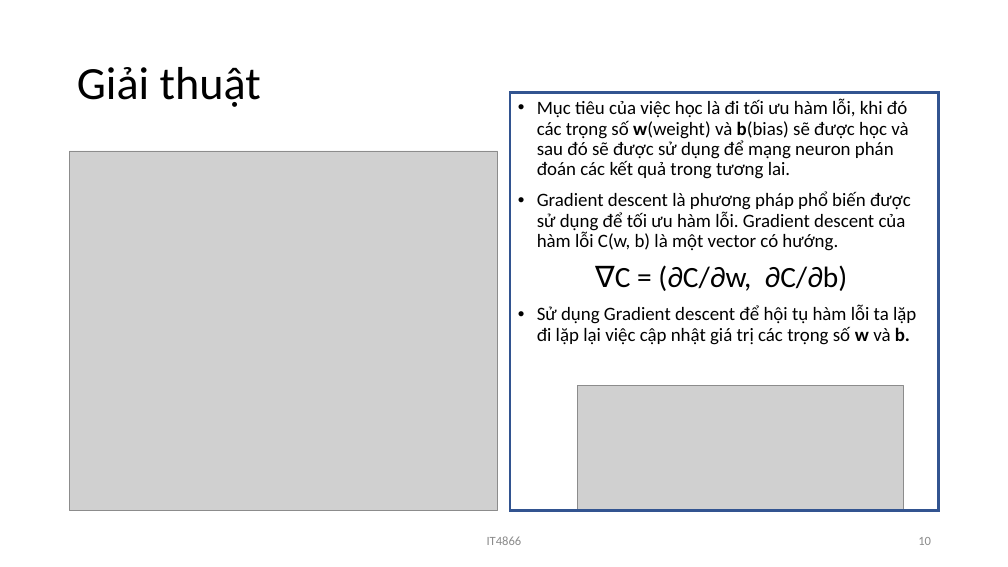
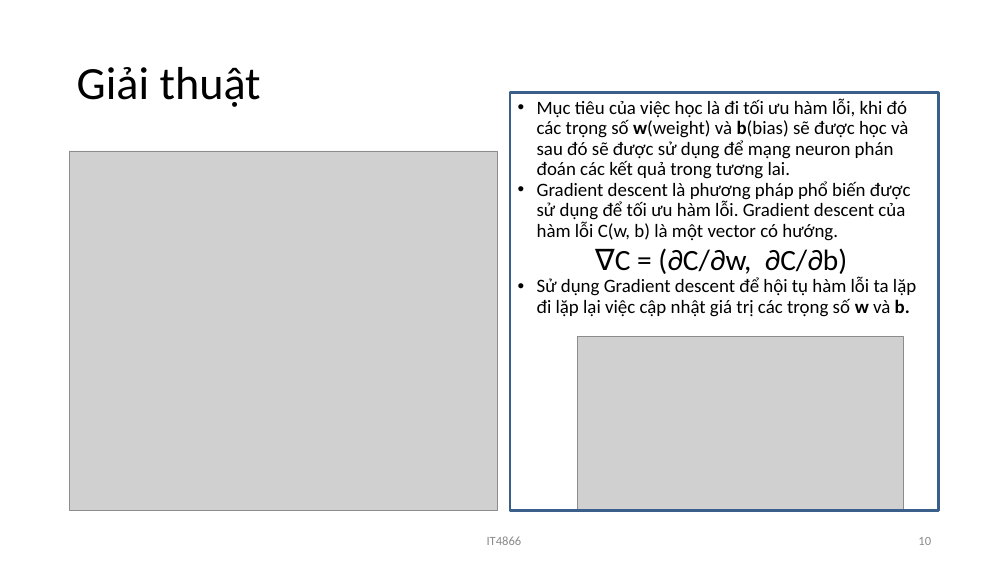
Before and after one commit to LuatVu/Hand-written-digits, a slide deck: slide 10 of Báo cáo/Slice báo cáo bài tập lớn.pptx. Drawn at 1008x567 pixels with LibreOffice and Linux fonts; fonts in the diff are those of the drawing; grey boxes stand for pictures; background and template pictures are left out. Boxes give left, top, right and bottom in pixels: in the first picture for what was removed or moved away, otherwise in the second. Text is boxed around its words. In the diff, an @@ line names an element or a change of style, - is before the commit and + after.

```diff
--- a/Báo cáo/Slice báo cáo bài tập lớn.pptx
+++ b/Báo cáo/Slice báo cáo bài tập lớn.pptx
@@ text "Mục tiêu của việc học ..." at box(537, 99, 916, 317): less space between paragraphs; line spacing 0.9 to 1 @@
@@ rectangle at box(510, 92, 939, 510): outline #325491 2.25 pt to #3A5F8C 2.24 pt @@
@@ picture: place and size @@
-picture at box(578, 386, 904, 511)
+picture at box(578, 337, 904, 510)
```
Also in this commit, not shown: 30 other slides changed, 1 other file.
